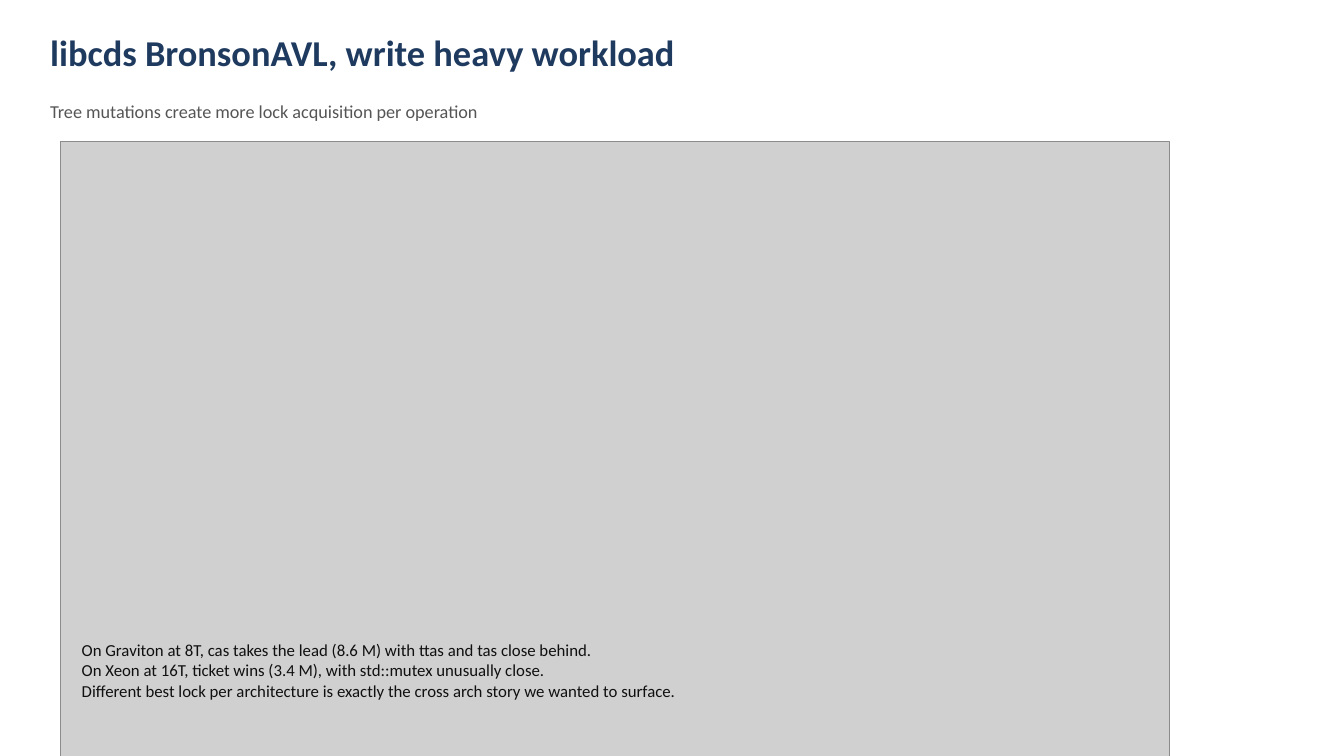
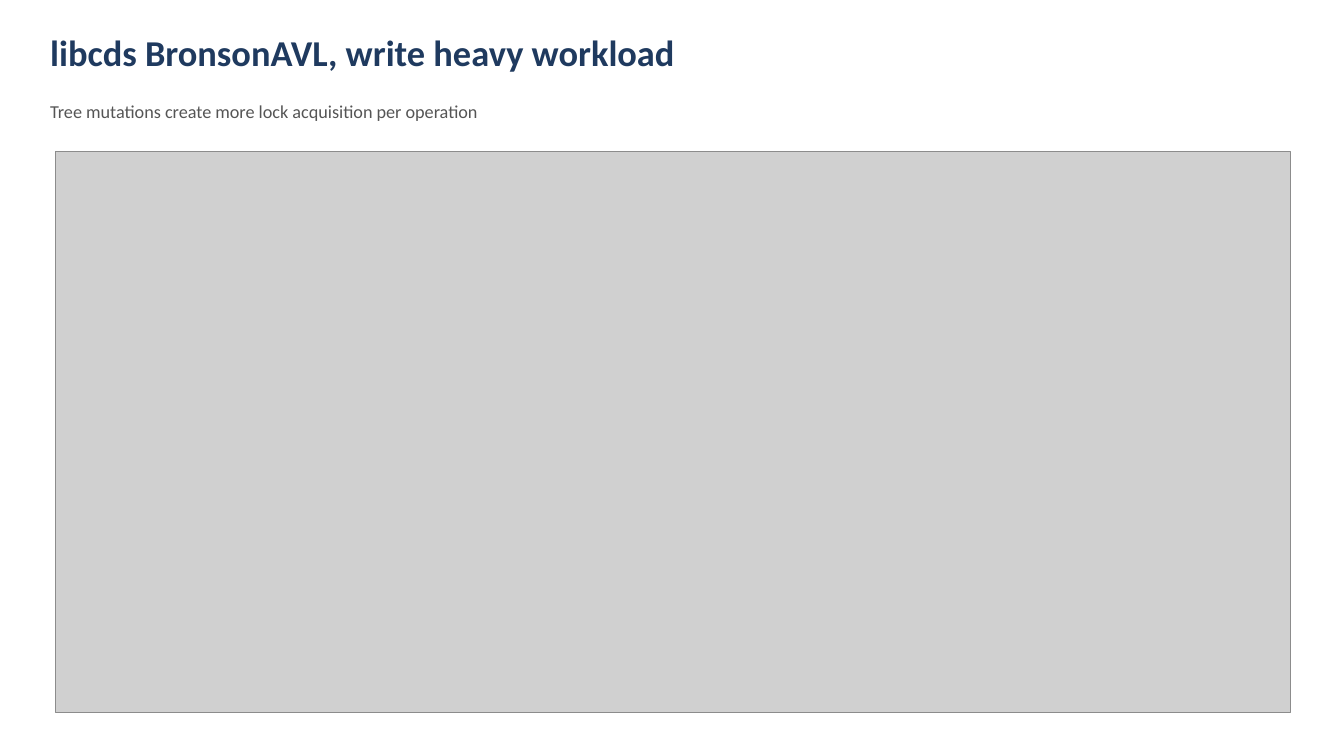
Before and after one commit to apana03/lockbench, a slide deck: slide 16 of results/deck/index_lock_evaluation.pptx. Drawn at 1344x756 pixels with LibreOffice and Linux fonts; fonts in the diff are those of the drawing; grey boxes stand for pictures. Boxes give left, top, right and bottom in pixels: in the first picture for what was removed or moved away, otherwise in the second. Text is boxed around its words. In the diff, an @@ line names an element or a change of style, - is before the commit and + after.

Commit message:
deck: fix throughput slide overflow, drop bullets, leave plot only
The throughput slides were overflowing the slide bottom because the
combined figure (figsize=(13, 7.5), height_ratios=[3,2]) rendered at
6.35" tall when placed at width=11", and the title row took 1.4",
totalling 7.75" against a 7.5" slide. The bullets text underneath then
landed on top of the bar chart at the bottom of the image.

Two fixes:
- Reduce the matplotlib figure to figsize=(14, 6.4) so the aspect ratio
  is wider/flatter (2.19 vs 1.73). At width 12.25" the rendered image
  is 5.6" tall.
- Remove the bullets entirely from every throughput slide. The plots
  carry the message on their own (lines on top, ranking bars below
  with numerical labels).

Slide layout per throughput slide: title 1.4" + image 5.6" = 7.0" used
out of 7.5" available, no overlap.

```diff
--- a/results/deck/index_lock_evaluation.pptx
+++ b/results/deck/index_lock_evaluation.pptx
@@ picture: place and size @@
-picture at [60, 141, 1170, 756]
+picture at [55, 151, 1291, 713]
@@ text removed at [82, 644, 675, 700] @@
-On Graviton at 8T, cas takes the lead (8.6 M) with ttas and tas close behind.
-On Xeon at 16T, ticket wins (3.4 M), with std::mutex unusually close.
-Different best lock per architecture is exactly the cross arch story we wanted to surface.
```
Also in this commit, not shown: 6 other slides changed, 8 other files.
